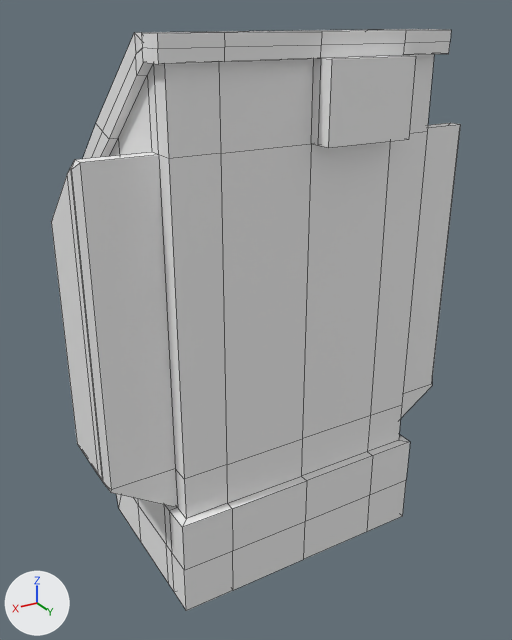
The FBX model Assets/Prefabs/ammeter_main.fbx as it was, and as the next commit left it.
Both versions are drawn from a 50 mm lens placed at (0.897, 1.532, 0.73), pointed at (-0.011, 0.02, -0.025). Arrows for +X, +Y and +Z are at lower left; the lights stay in place. Mesh edges are drawn as thin lines. Where no turn or scale is listed for an object, it has been applied to the vertices. Vertices at the same position are counted once.
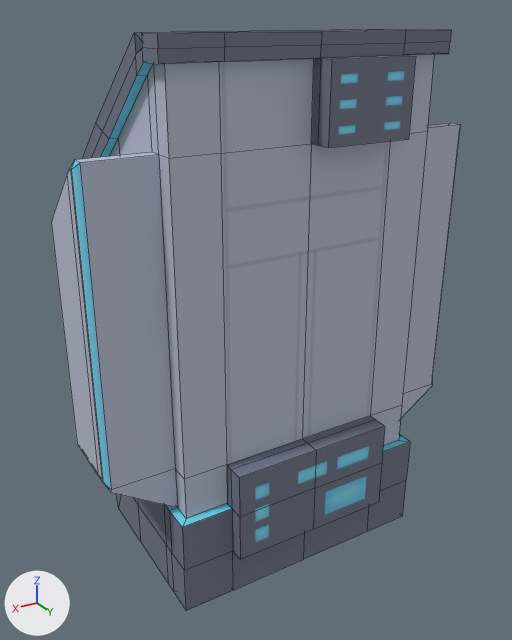
What the commit changed:
Picture 'ammeter_main.jpg' (img_ammeter_main_jpg) is new.
Material 'blinn1' (mat_blinn1) is new.
Its texture is img_ammeter_main_jpg.
Its roughness is 0.749.
me_mesh is used by ob_pcube1; location (0.0, 0.0, 0.0).
me_mesh had 250 vertices, 254 faces and spanned x -0.504..0.504, y -0.36..0.328, z -0.634..0.701.
me_mesh now has 260 vertices, 264 faces and spans x -0.504..0.504, y -0.36..0.328, z -0.634..0.701.
Part 1, on me_mesh:
2 vertices are removed from x 0.0, y 0.268..0.291, z -0.375.
6 faces are deleted.
7 vertices are added at x -0.22..0.22, y 0.291..0.328, z -0.375..-0.262.
5 new vertices lie (0.0, 0.037, 0.0) away from vertices in x -0.22..0.22, y 0.291, z -0.505..-0.375.
16 new faces join them.
me_mesh part 2: 248 faces spanning x -0.504..0.504, y -0.36..0.328, z -0.634..0.701 switch from mat_lambert1 (white #f2f2f2) to mat_blinn1 (picture img_ammeter_main_jpg).

Location of each change, [x1, y1, x2, y2] in pixels of the pictures (512 x 640 px):
part 1 of me_mesh, built on
    before: [227, 416, 373, 550]
    after: [227, 416, 385, 559]
part 2 of me_mesh, recoloured
    both: [51, 29, 461, 611]
